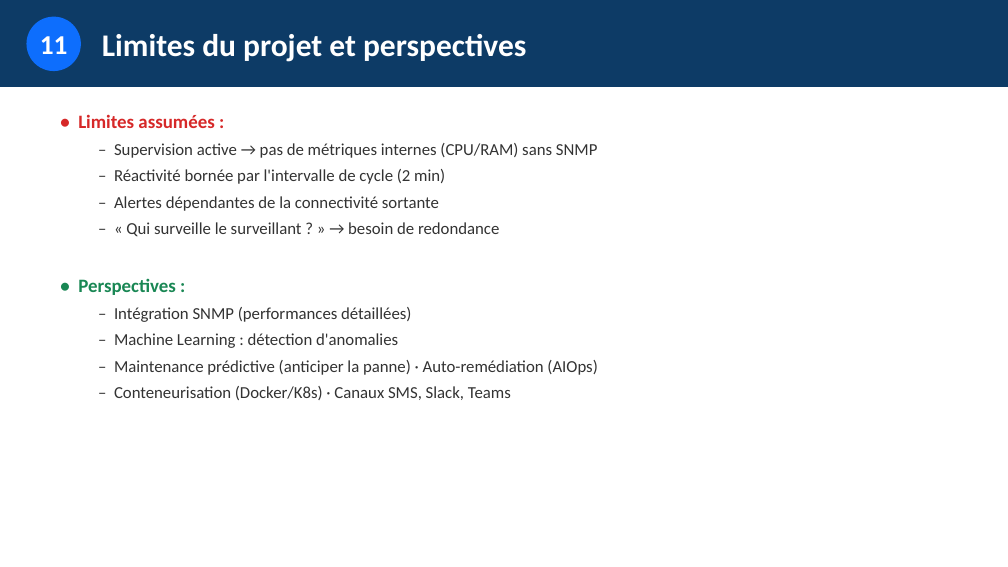
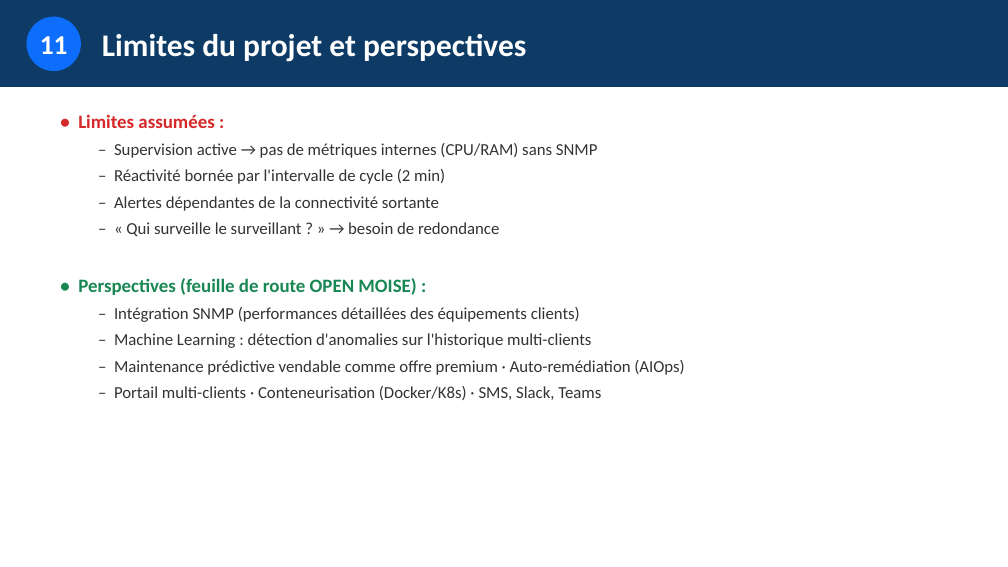
Before and after one commit to esperanceykouassi-bit/Supervision-reseau, a slide deck: slide 23 of soutenance/presentation-projet.pptx. Drawn at 1008x567 pixels with LibreOffice and Linux fonts; fonts in the diff are those of the drawing. Boxes give left, top, right and bottom in pixels: in the first picture for what was removed or moved away, otherwise in the second. Text is boxed around its words. In the diff, an @@ line names an element or a change of style, - is before the commit and + after.

```diff
--- a/soutenance/presentation-projet.pptx
+++ b/soutenance/presentation-projet.pptx
@@ text at (78,278,684,400): text changed @@
-• Perspectives :
-  – Intégration SNMP (performances détaillées)
-  – Machine Learning : détection d'anomalies
-  – Maintenance prédictive (anticiper la panne) · Auto-remédiation (AIOps)
-  – Conteneurisation (Docker/K8s) · Canaux SMS, Slack, Teams
+• Perspectives (feuille de route OPEN MOISE) :
+  – Intégration SNMP (performances détaillées des équipements clients)
+  – Machine Learning : détection d'anomalies sur l'historique multi-clients
+  – Maintenance prédictive vendable comme offre premium · Auto-remédiation (AIOps)
+  – Portail multi-clients · Conteneurisation (Docker/K8s) · SMS, Slack, Teams
```
Also in this commit, not shown: 15 other slides changed, 1 slide added, 1 slide removed, 2 other files.
